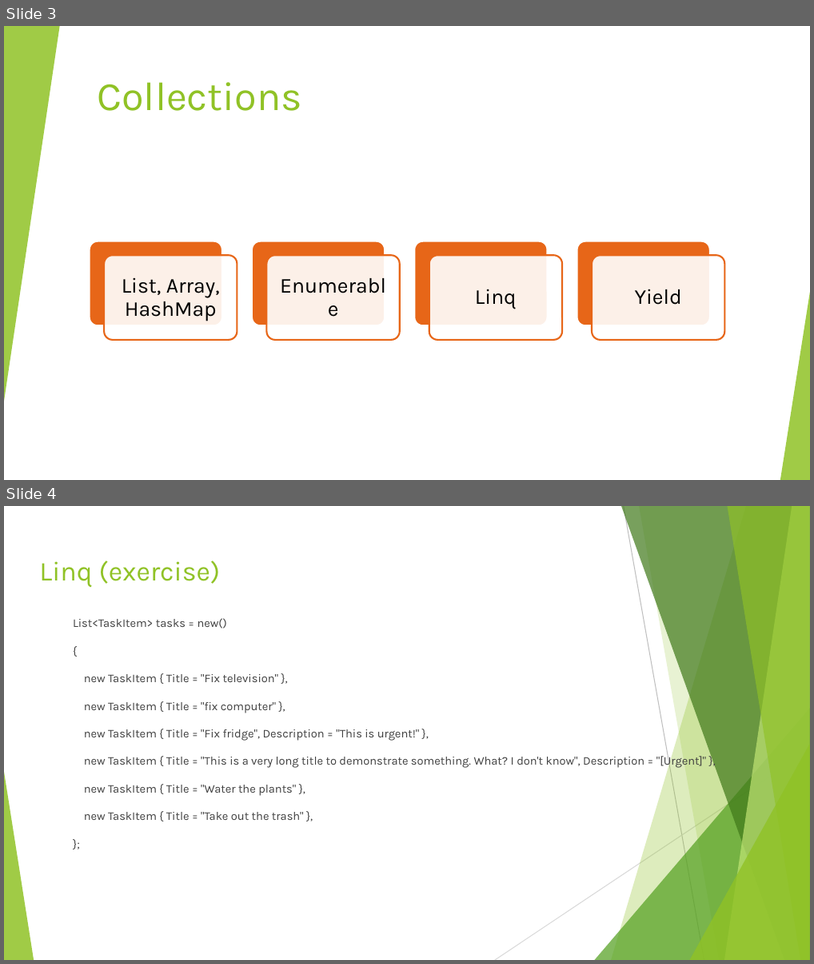
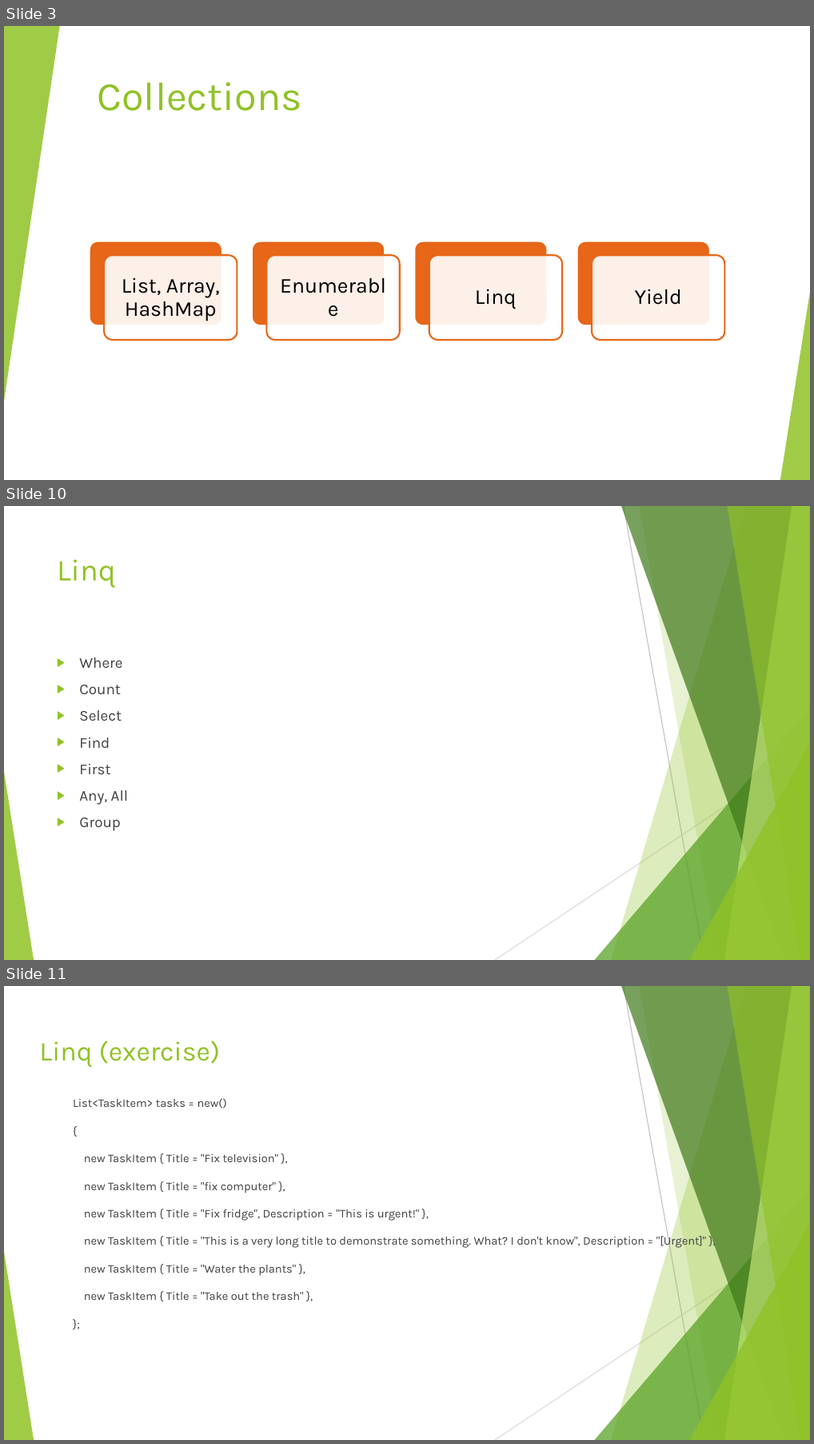
Before and after one commit to javitolin/CSharpWorkshopTodoList, a slide deck: Slides/3. Day 2 - OOP, Unit Tests, Collections.pptx. Shown one above the other, each under a label of ours: slides 3 and 4 before the commit, slides 3, 10 and 11 after it; the slides between them are not shown. The pictures are 814x964 and 814x1444 pixels, drawn with LibreOffice and Linux fonts; fonts in the diff are those of the drawing. Boxes give left, top, right and bottom in pixels: in the first picture for what was removed or moved away, otherwise in the second. Text is boxed around its words. In the diff, an @@ line names an element or a change of style, - is before the commit and + after.

```diff
--- a/Slides/3. Day 2 - OOP, Unit Tests, Collections.pptx
+++ b/Slides/3. Day 2 - OOP, Unit Tests, Collections.pptx
@@ slide 10 added at [4,506,810,960], background #FFFFFF; not listed: 10 template elements that a slide beside it also shows @@
@@ title added at [57,560,116,588], 27 pt, text #90C226 @@
+Linq
@@ text added at [79,657,128,831], 13.5 pt, text #404040 @@
+▶ Where
+▶ Count
+▶ Select
+▶ Find
+▶ First
+▶ Any, All
+▶ Group
@@ what was slide 4 is now slide 11 @@
```
Also in this commit, not shown: 2 slides changed, 9 other slides added, 13 other files.
